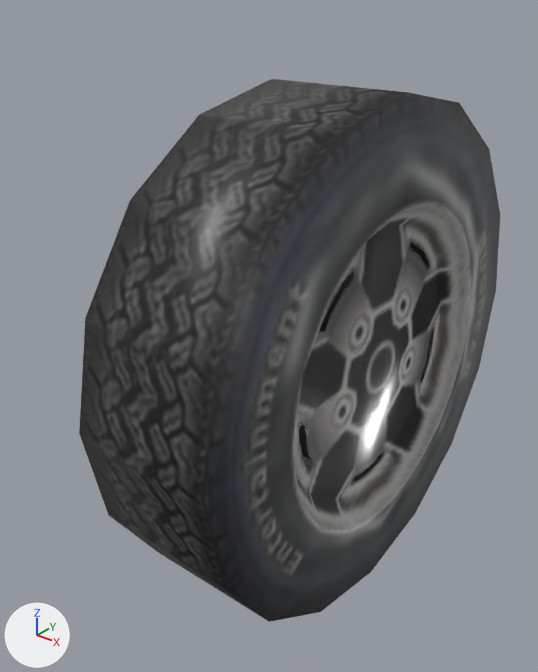
One commit to the glTF model game/assets/rally/rt/rt-saab-96-v4/wheel_rear_right.glb: the scene before it, then after it.
Camera for both pictures: a 50 mm lens placed at (0.414, -0.619, 0.375), pointed at (-0.053, -0.035, 0.013). Every picture has the same lights, and +X, +Y and +Z are marked at lower left. The picture after the commit comes second. Vertices at exactly the same position are counted once.

Names of what the first picture shows: 'tire_rr'.
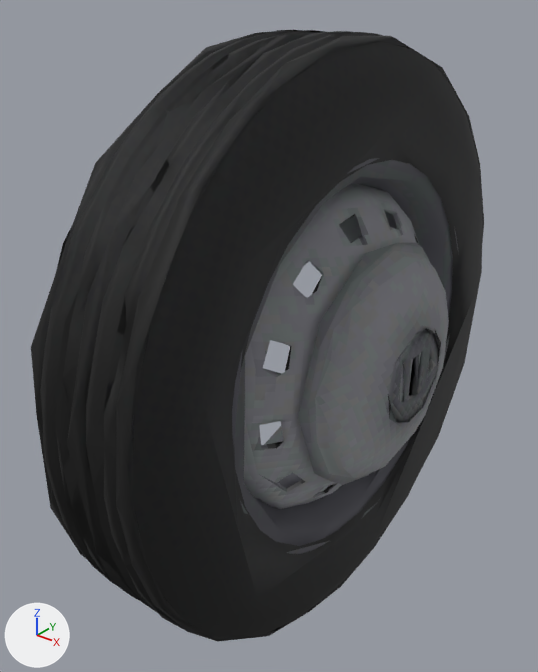
Changed parts and their boxes [x1, y1, x2, y2] in the pictures (538 x 672 px):
'tire_rr', reshaped (8% wider, 12% taller)
    before: [79, 79, 500, 622]
    after: [31, 30, 484, 641]
part 1 of me_mesh_016, rebuilt (8% wider, 12% taller)
    before: [79, 79, 500, 622]
    after: [31, 30, 484, 641]
part 2 of me_mesh_016, reshaped (mostly hidden before)
    before: [299, 273, 353, 458]
    after: [56, 42, 483, 639]

Edits to the bpy script that builds the scene:
```text
Add img_saab96_wheel_rear_right_stylized_psx_512:
    img_saab96_wheel_rear_right_stylized_psx_512 = load_image('saab96_wheel_rear_right_stylized_psx_512', '_unpacked/saab96_wheel_rear_right_stylized_psx_512', 512, 512, 'sRGB')
Add mat_saab96wheel_rear_right_stylized_psx:
    mat_saab96wheel_rear_right_stylized_psx = principled_material('Saab96Wheel_rear_right_Stylized_PSX')
    mat_saab96wheel_rear_right_stylized_psx.texture = img_saab96_wheel_rear_right_stylized_psx_512
    mat_saab96wheel_rear_right_stylized_psx.roughness = 0.72
Change me_mesh_016:
    used by ob_tire_rr; location = (0.0, 0.0, 0.0)
    remove me_mesh_016.from_pydata(...)  # 124 vertices, 224 faces; spans x -0.088..0.087, y -0.28..0.28, z -0.28..0.28
    remove me_mesh_016.materials.append(mat_tire)
    remove me_mesh_016.materials.append(mat_tire_alpha)
    add me_mesh_016.from_pydata(...)  # 1632 vertices, 2983 faces; spans x -0.113..0.113, y -0.327..0.327, z -0.327..0.327
    me_mesh_016 part 1: the loose piece of 98 vertices spanning x -0.088..0.087, y -0.28..0.28, z -0.28..0.28 is rebuilt with 890 vertices and now spans x -0.089..0.041, y -0.327..0.327, z -0.327..0.327, in mat_saab96wheel_rear_right_stylized_psx (picture img_saab96_wheel_rear_right_stylized_psx_512)
    me_mesh_016 part 2: 17 vertices removed from x -0.068..0.042, y -0.136..0.136, z -0.135..0.137; 742 vertices added at x -0.113..0.113, y -0.318..0.319, z -0.316..0.319
    other edits to the shape of me_mesh_016 do not show in these pictures
    add me_mesh_016.materials.append(mat_saab96wheel_rear_right_stylized_psx)  # picture img_saab96_wheel_rear_right_stylized_psx_512
```
